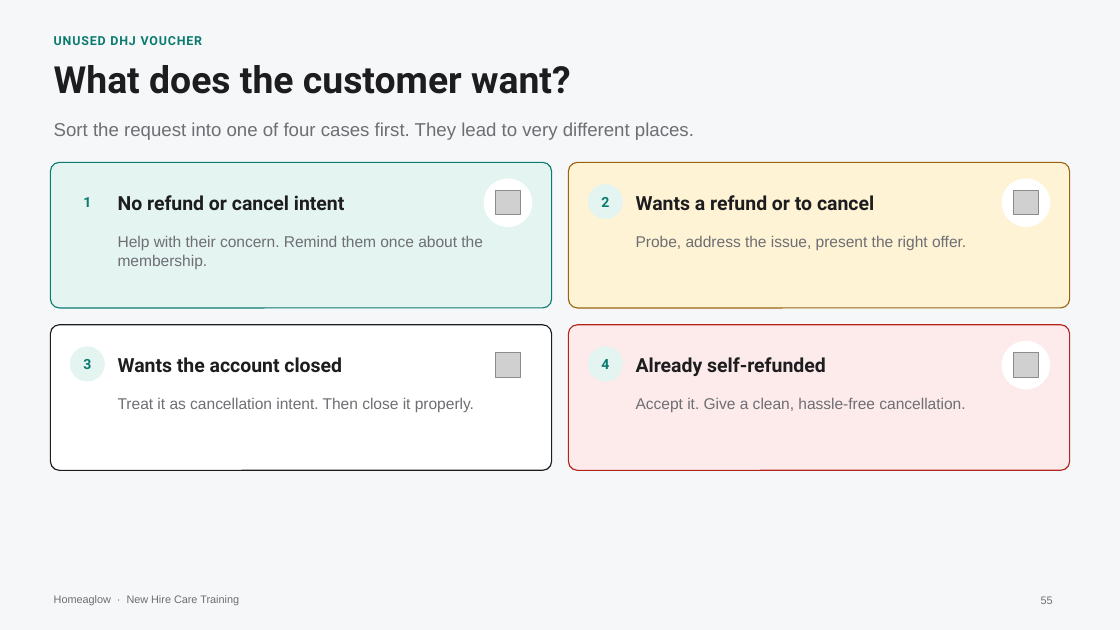
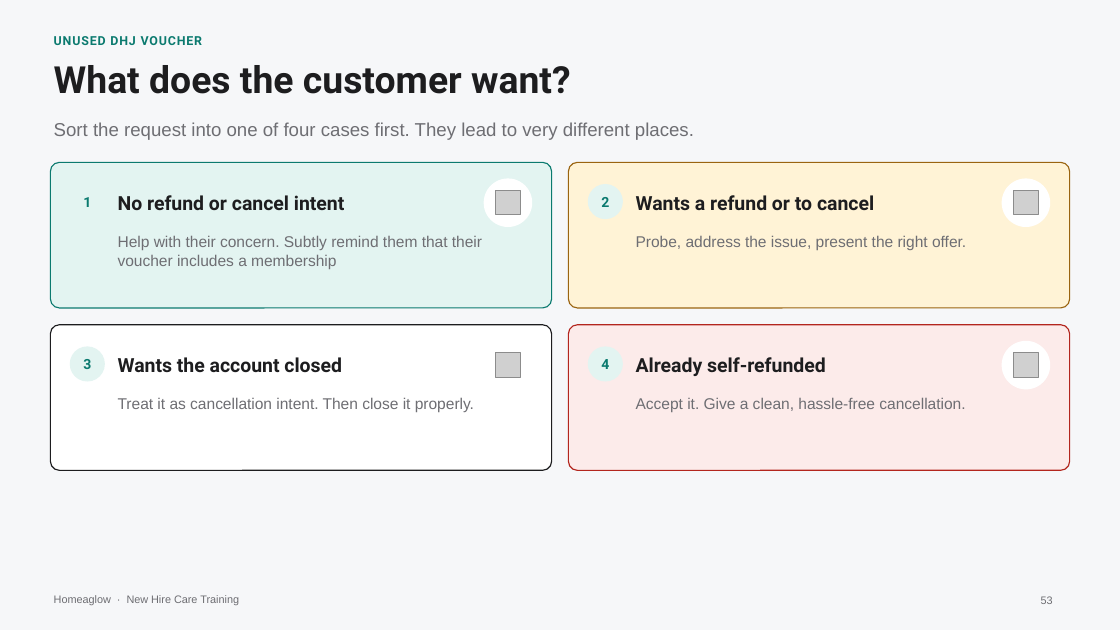
Before and after one commit to anjulimichelle/training, a slide deck: slide 53 of retention-membership-cancellation/retention-membership-cancellation.pptx (slide 55 before the commit). Drawn at 1120x630 pixels with LibreOffice and Linux fonts; fonts in the diff are those of the drawing; grey boxes stand for pictures. Boxes give left, top, right and bottom in pixels: in the first picture for what was removed or moved away, otherwise in the second. Text is boxed around its words. In the diff, an @@ line names an element or a change of style, - is before the commit and + after.

```diff
--- a/retention-membership-cancellation/retention-membership-cancellation.pptx
+++ b/retention-membership-cancellation/retention-membership-cancellation.pptx
@@ text at box(118, 236, 482, 269): text changed @@
-Help with their concern. Remind them once about the membership.
+Help with their concern. Subtly remind them that their voucher includes a membership
@@ page number at box(1041, 596, 1053, 604): text changed @@
-55
+53
```
Also in this commit, not shown: 5 other slides changed, 2 slides removed, 1 other file.
